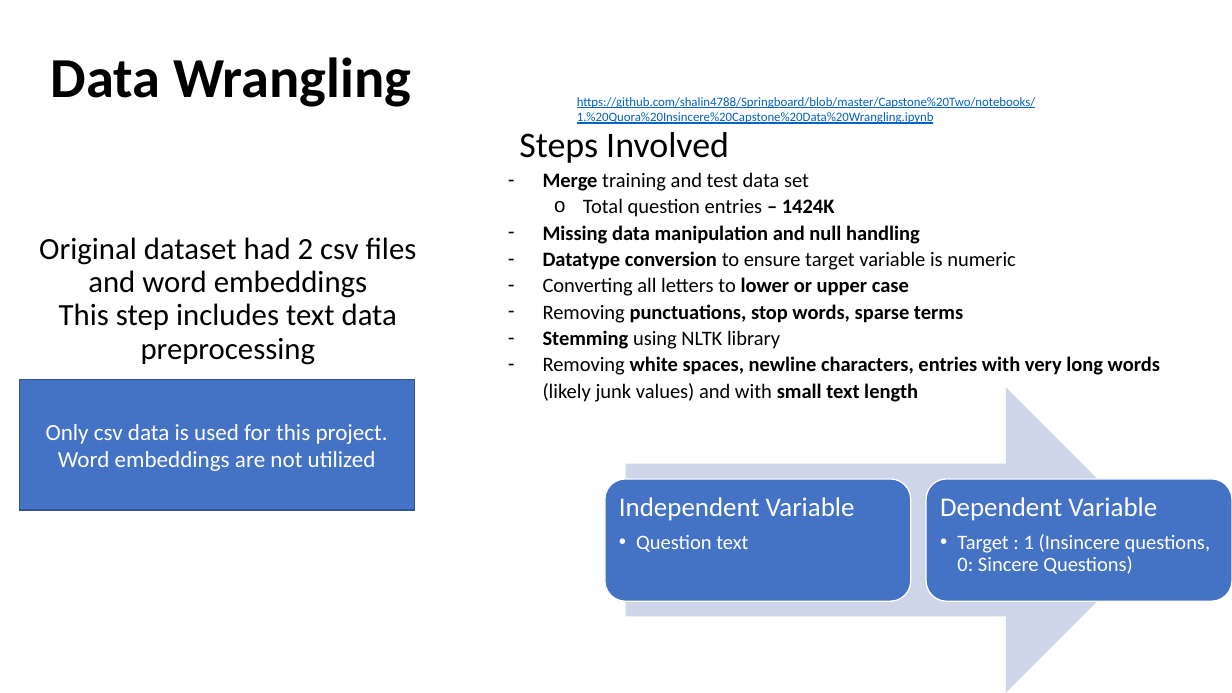
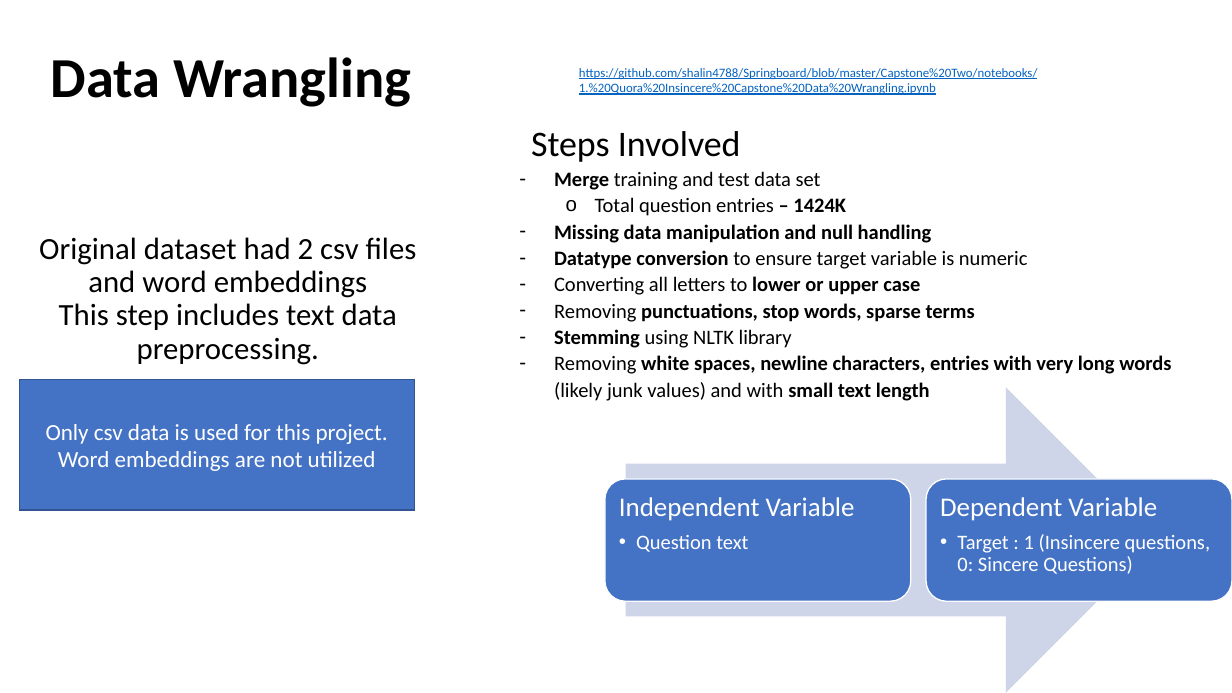
Before and after one commit to shalin4788/Springboard-Do-not-refer-, a slide deck: slide 5 of Capstone Two/reports/Capstone_Presentation.pptx. Drawn at 1232x693 pixels with LibreOffice and Linux fonts; fonts in the diff are those of the drawing. Boxes give left, top, right and bottom in pixels: in the first picture for what was removed or moved away, otherwise in the second. Text is boxed around its words. In the diff, an @@ line names an element or a change of style, - is before the commit and + after.

```diff
--- a/Capstone Two/reports/Capstone_Presentation.pptx
+++ b/Capstone Two/reports/Capstone_Presentation.pptx
@@ text "Steps Involved": place and size @@
-text "Steps Involved" at [519, 132, 1160, 402]
+text "Steps Involved" at [531, 131, 1171, 401]
@@ text "https://github.com/shalin4788/Springboard/blob/master/Capsto ...": place and size @@
-text "https://github.com/shalin4788/Springboard/blob/master/Capsto ..." at [577, 97, 1036, 124]
+text "https://github.com/shalin4788/Springboard/blob/master/Capsto ..." at [579, 68, 1038, 95]
@@ text at [59, 303, 397, 365]: text changed @@
-This step includes text data preprocessing
+This step includes text data preprocessing.
```
Also in this commit, not shown: 11 other slides changed, 1 other file.
